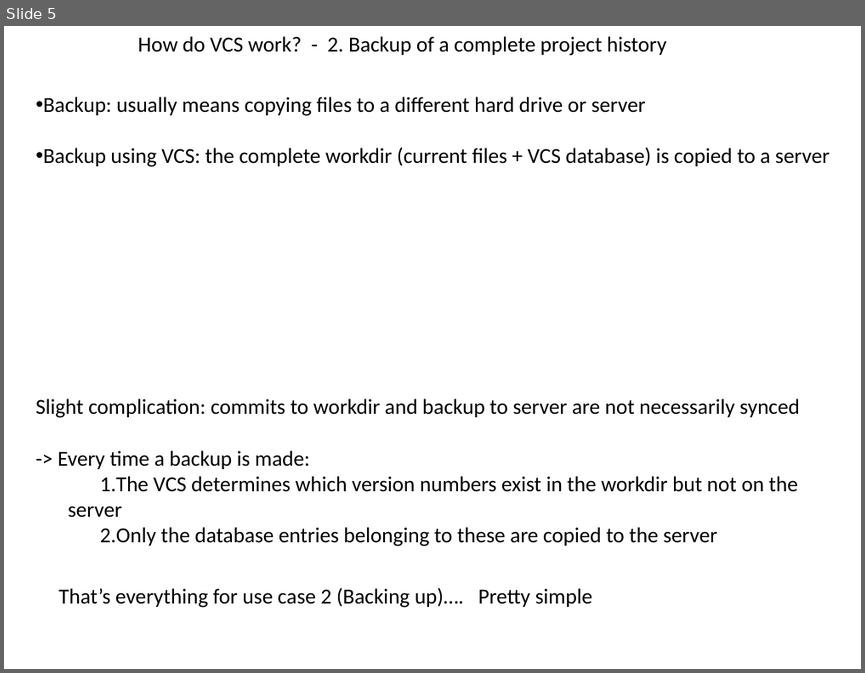
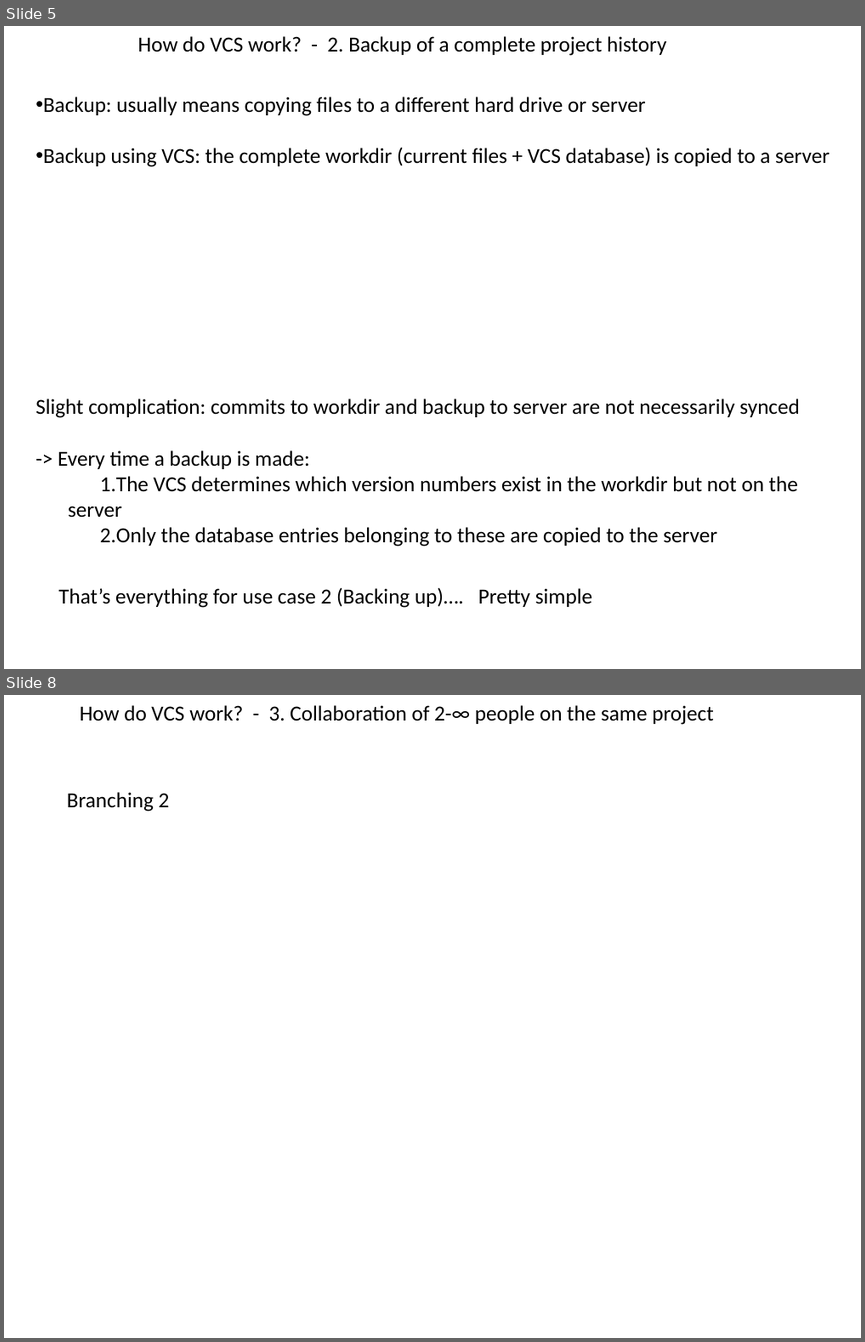
Before and after one commit to flosopher/gittalk, a slide deck: git_python_kurs.pptx. Shown one above the other, each under a label of ours: slide 5 before the commit, slides 5 and 8 after it; the slides between them are not shown. The pictures are 865x673 and 865x1342 pixels, drawn with LibreOffice and Linux fonts; fonts in the diff are those of the drawing. Boxes give left, top, right and bottom in pixels: in the first picture for what was removed or moved away, otherwise in the second. Text is boxed around its words. In the diff, an @@ line names an element or a change of style, - is before the commit and + after.

```diff
--- a/git_python_kurs.pptx
+++ b/git_python_kurs.pptx
@@ slide 8 added at <box>4,695,861,1338</box>, background #FFFFFF @@
@@ text added at <box>80,705,713,725</box>, 18 pt, text #000000 @@
+How do VCS work? - 3. Collaboration of 2-∞ people on the same project
@@ text added at <box>67,792,170,811</box>, 18 pt, text #000000 @@
+Branching 2
```
Also in this commit, not shown: 1 slide changed, 5 other slides added, 1 slide removed.
